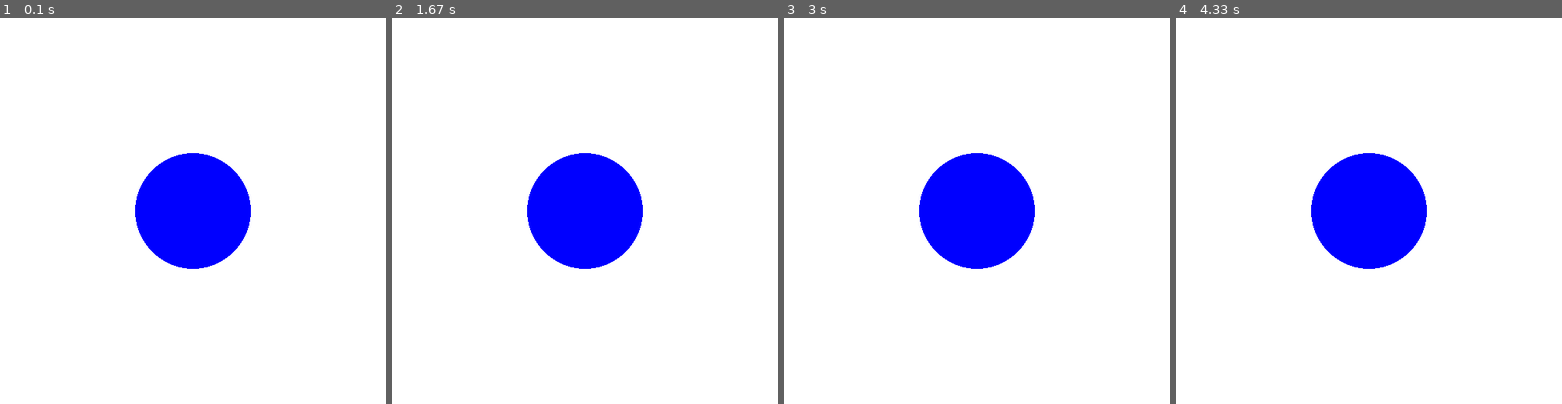
Above: before the commit, frames 1-4 (left to right).
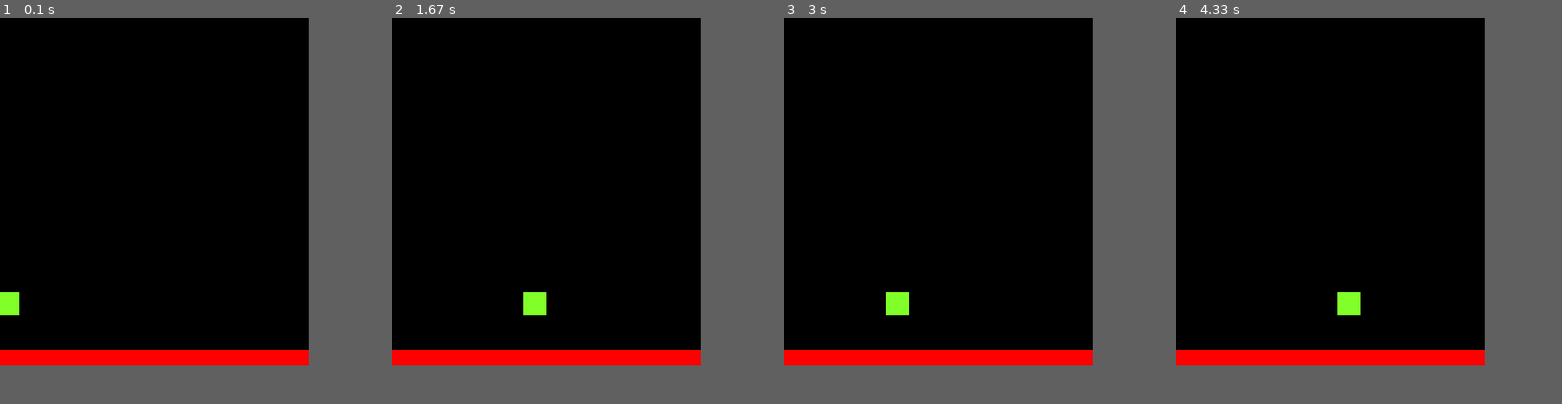
Above: after the commit, the same moments.

Repository: stijnv18/pvp-v21
Game: pygame game, started from Main.py
The game is run twice, just before and just after one commit, with the same random seed, the same clock (stepped at 60 frames per second) and the same inputs.
Inputs:
- Up to frame 1 (0.1 s): no input
- Up to frame 2 (1.67 s): hold Right 0.33-0.8 s; hold Right 0.83-1.3 s; hold Left from 1.33 s (still down)
- Up to frame 3 (3 s): release Left at 1.87 s; hold Left 1.9-2.3 s; hold Right 2.33-2.97 s
- Up to frame 4 (4.33 s): hold Left 3-3.47 s; hold Right 3.5-3.97 s; hold Right from 4 s (still down)
In our replay, the window is 500x500 before the commit and 400x450 after it. These sizes can differ from the game's own. Grey fills any space a smaller window leaves; there, only what the larger window draws over its background counts as a difference.

The runs differ from the first frame. In frame 1, 72% of the frame differs, in the area x 0-80%, y 0-90%; in frame 2, 72%; in frame 3, 72%; in frame 4, 72%.

Commit message:
Main movement code

Diff:
--- a/Main.py
+++ b/Main.py
@@ -1,24 +1,76 @@
-#pygame main file
 import pygame
+from pygame.locals import *
+import sys
+
 pygame.init()
-# Set up the drawing window
 
-screen = pygame.display.set_mode([500, 500])
+vec = pygame.math.Vector2
+HEIGHT = 450
+WIDTH = 400
+ACC = 0.5
+FRIC = -0.12
+FPS = 60
+FramePerSec = pygame.time.Clock()
 
-#Run until the user asks to quit
+displaysurface = pygame.display.set_mode((WIDTH, HEIGHT))
+pygame.display.set_caption("Game")
 
-running = True
+class Player(pygame.sprite.Sprite):
+    def __init__(self):
+        super().__init__()
+        self.surf = pygame.Surface((30, 30))#36,27
+        self.surf.fill((128,255,40))
+        self.rect = self.surf.get_rect()
 
-while running:
-    # Did the user click the window close button?
+        self.pos = vec((10, 385))
+        self.vel = vec(0,0)
+        self.acc = vec(0,0)
+
+    def move(self):
+        self.acc = vec(0,0)
+
+        pressed_keys = pygame.key.get_pressed()
+        if pressed_keys[K_LEFT]:
+            self.acc.x = -ACC
+        if pressed_keys[K_RIGHT]:
+            self.acc.x = ACC
+
+        self.acc.x += self.vel.x * FRIC
+        self.vel += self.acc
+        self.pos += self.vel + 0.5 * self.acc
+
+        if self.pos.x > WIDTH:
+            self.pos.x = 0
+        if self.pos.x < 0:
+            self.pos.x = WIDTH
+
+        self.rect.midbottom = self.pos
+
+class platform(pygame.sprite.Sprite):
+    def __init__(self):
+        super().__init__()
+        self.surf = pygame.Surface((WIDTH, 20))
+        self.surf.fill((255,0,0))
+        self.rect = self.surf.get_rect(center = (WIDTH/2, HEIGHT - 10))
+
+PT1 = platform()
+P1 = Player()
+
+all_sprites = pygame.sprite.Group()
+all_sprites.add(PT1)
+all_sprites.add(P1)
+
+while True:
     for event in pygame.event.get():
-        if event.type == pygame.QUIT:
-            running = False
-    # Fill the background with white
-    screen.fill((255, 255, 255))
-    # Draw a solid blue circle in the center
-    pygame.draw.circle(screen, (0, 0, 255), (250, 250), 75)
-    # Flip the display
-    pygame.display.flip()
-# Done! Time to quit.
-pygame.quit()
+        if event.type == QUIT:
+            pygame.quit()
+            sys.exit()
+
+    displaysurface.fill((0,0,0))
+
+    P1.move()
+    for entity in all_sprites:
+        displaysurface.blit(entity.surf, entity.rect)
+
+    pygame.display.update()
+    FramePerSec.tick(FPS)
